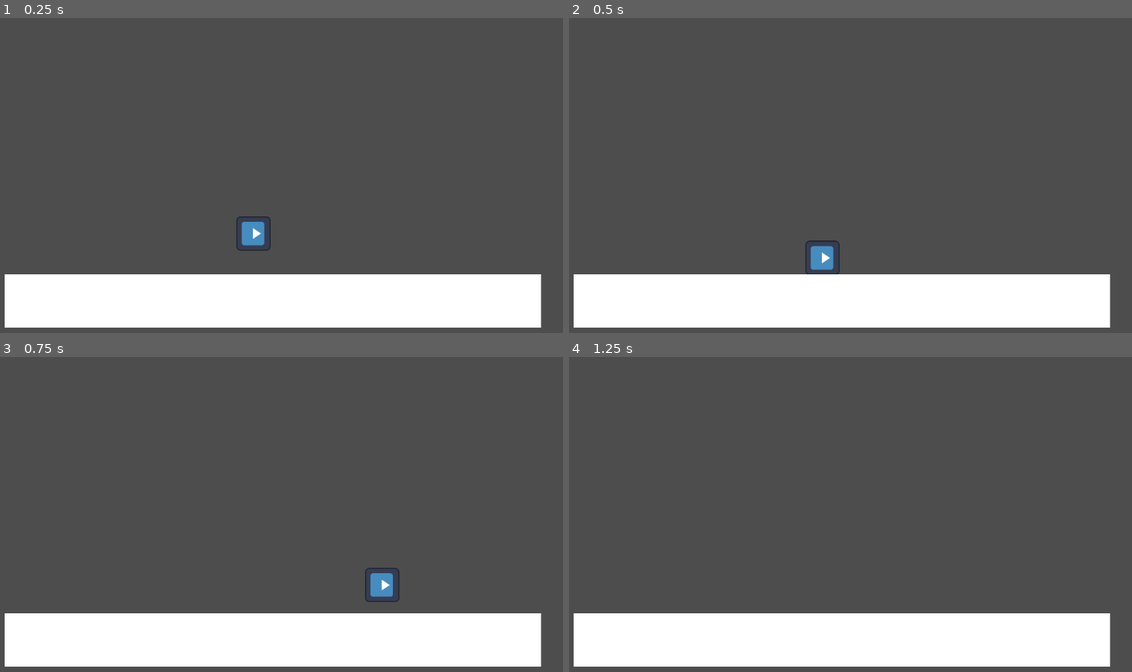
Above: before the commit, frames 1-4 (two rows, left to right).
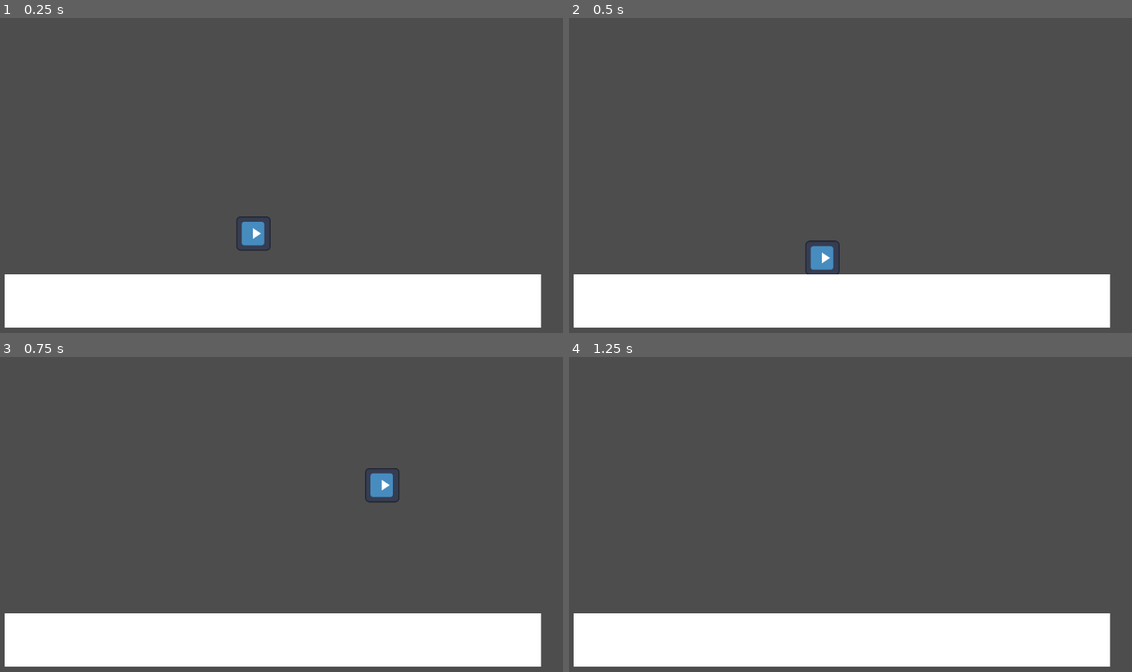
Above: after the commit, the same moments.

Repository: Awesum-Possum/OrbitalGameJam6
Game: Godot game, scene res://initial_scene.tscn
The game is run twice, just before and just after one commit, with the same random seed, the same clock (stepped at 60 frames per second) and the same inputs. The engine's default icon, where the game draws it, is replaced by a stand-in: a white triangle on a blue panel in a dark square.
Inputs:
- Up to frame 1 (0.25 s): no input
- Up to frame 2 (0.5 s): no input
- Up to frame 3 (0.75 s): hold D (walk_right) from 0.53 s (still down); tap W (jump) at 0.6 s
- Up to frame 4 (1.25 s): keep holding D (walk_right); tap W (jump) at 0.77, 1.07 s

Frames 1-2 are identical in both runs. In frame 3, 0.8% of the frame differs, in the area x 64-71%, y 35-78%; in frame 4, nothing differs.

Commit message:
Remove duplicated var

Diff:
--- a/player.gd
+++ b/player.gd
@@ -1,9 +1,8 @@
 extends CharacterBody2D
 
 @export var speed = 1200
-@export var jump_speed = -1800
 @export var gravity = 4000
-@export var jump_velocity = 400
+@export var jump_velocity = 1800
 
 
 func _physics_process(delta):
